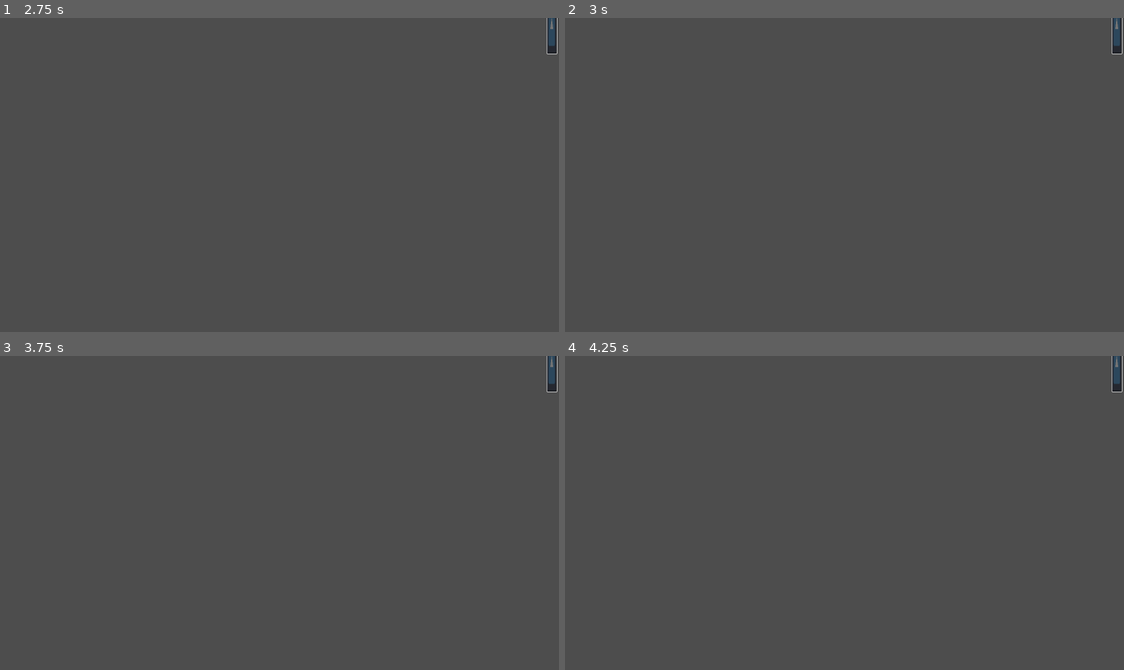
Above: before the commit, frames 1-4 (two rows, left to right).
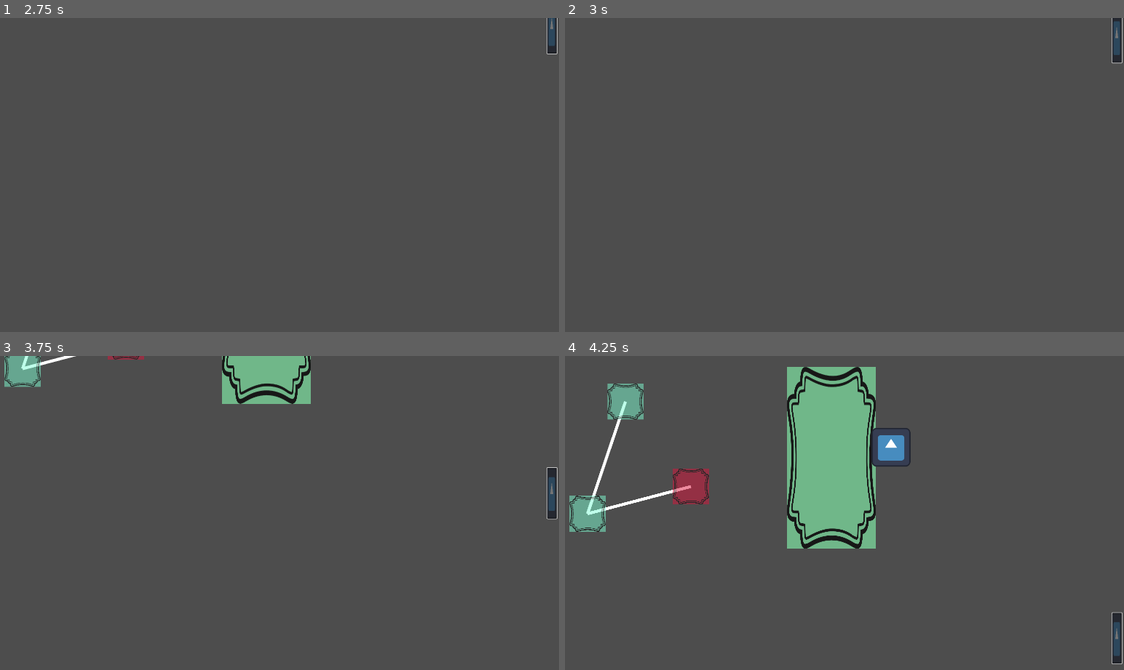
Above: after the commit, the same moments.

Repository: ManonMarchand/scientific-game-jam-25
Game: Godot game, scene res://switch-panel/switch_panel.tscn
The game is run twice, just before and just after one commit, with the same random seed, the same clock (stepped at 60 frames per second) and the same inputs. This scene is started directly instead of the project's main scene. The engine's default icon, where the game draws it, is replaced by a stand-in: a white triangle on a blue panel in a dark square.
Inputs (mouse positions are in pixels of both pictures, inside the frame that each line leads up to):
- Up to frame 1 (2.75 s): click (553, 27) at 0.5 s; drag from (279, 58) to (324, 109) at 1.27 s; tap Enter at 2 s; drag from (150, 196) to (324, 109) at 2.02 s
- Up to frame 2 (3 s): move the mouse to (889, 109) at 2.77 s; hold D (move_right) from 2.78 s (still down)
- Up to frame 3 (3.75 s): release D (move_right) at 3.5 s; drag from (240, 585) to (95, 469) at 3.52 s
- Up to frame 4 (4.25 s): no input

Frame 1 is identical in both runs. In frame 2, 0.1% of the frame differs, in the area x 97-100%, y 0-15%; in frame 3, 3.7%; in frame 4, 13%, in the area x 0-100%, y 0-99%.

Commit message:
Better panel switching

Diff:
--- a/monkey/project.godot
+++ b/monkey/project.godot
@@ -54,6 +54,11 @@
 , Object(InputEventKey,"resource_local_to_scene":false,"resource_name":"","device":-1,"window_id":0,"alt_pressed":false …(186 unchanged characters)…
 ]
 }
+toggle_panel={
+"deadzone": 0.5,
+"events": [Object(InputEventKey,"resource_local_to_scene":false,"resource_name":"","device":-1,"window_id":0,"alt_pressed":false,"shift_pressed":false,"ctrl_pressed":false,"meta_pressed":false,"pressed":false,"keycode":0,"physical_keycode":32,"key_label":0,"unicode":32,"location":0,"echo":false,"script":null)
+]
+}
 
 [rendering]
 
--- a/monkey/switch-panel/rope.gd
+++ b/monkey/switch-panel/rope.gd
@@ -9,6 +9,10 @@
 func _ready() -> void:
 	pass
 
+# Called every frame. 'delta' is the elapsed time since the previous frame.
+func _process(_delta: float) -> void:
+	if Input.is_action_pressed("move_right"):
+		_on_button_pressed()
 
 func _on_button_mouse_entered() -> void:
 	scale = Vector2(1.05, 1.05)
--- a/monkey/switch-panel/switch_panel.gd
+++ b/monkey/switch-panel/switch_panel.gd
@@ -20,11 +20,13 @@
 	$Path2D.curve.add_point(Vector2(0,0))
 	$Path2D.curve.add_point(-$Path2D/PathFollow2D/Panel.transform.origin)
 
+# Called every frame. 'delta' is the elapsed time since the previous frame.
 func _process(delta: float) -> void:
 	if is_animating_down:
 		anim_current_time += delta
 		if anim_current_time >= anim_total_time:
 			$Path2D/PathFollow2D.progress_ratio = 1
+			anim_current_time = anim_total_time
 			is_animating_down = false
 		else:
 			$Path2D/PathFollow2D.progress_ratio = anim_current_time/anim_total_time
@@ -33,16 +35,16 @@
 		anim_current_time -= delta
 		if anim_current_time <= 0:
 			$Path2D/PathFollow2D.progress_ratio = 0
+			anim_current_time = 0
 			is_animating_up = false
 		else:
 			$Path2D/PathFollow2D.progress_ratio = anim_current_time/anim_total_time
 
 
 func _on_rope_panel_go_down() -> void:
-	anim_current_time = 0.
 	is_animating_down = true
-
+	is_animating_up = false
 
 func _on_rope_panel_go_up() -> void:
-	anim_current_time = anim_total_time
 	is_animating_up = true
+	is_animating_down = false
